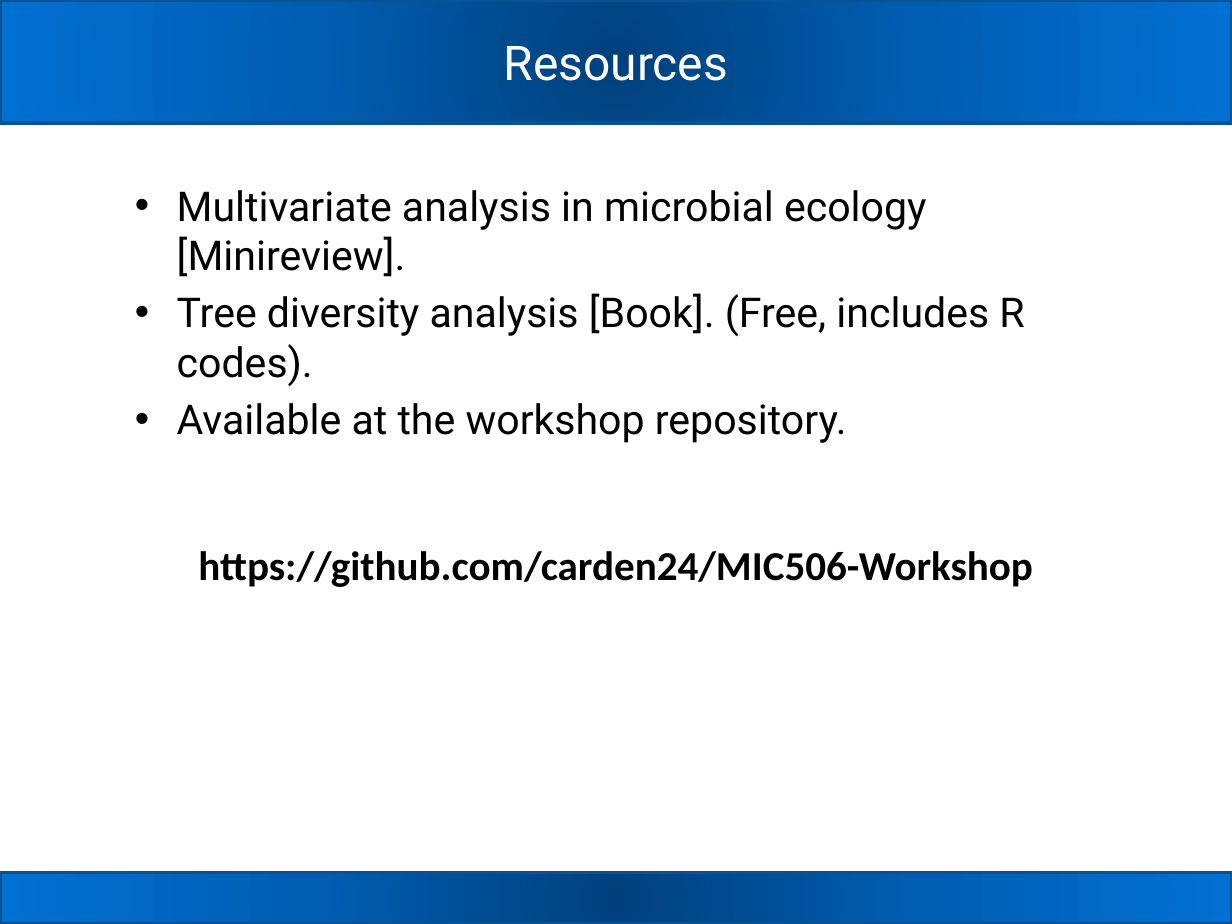
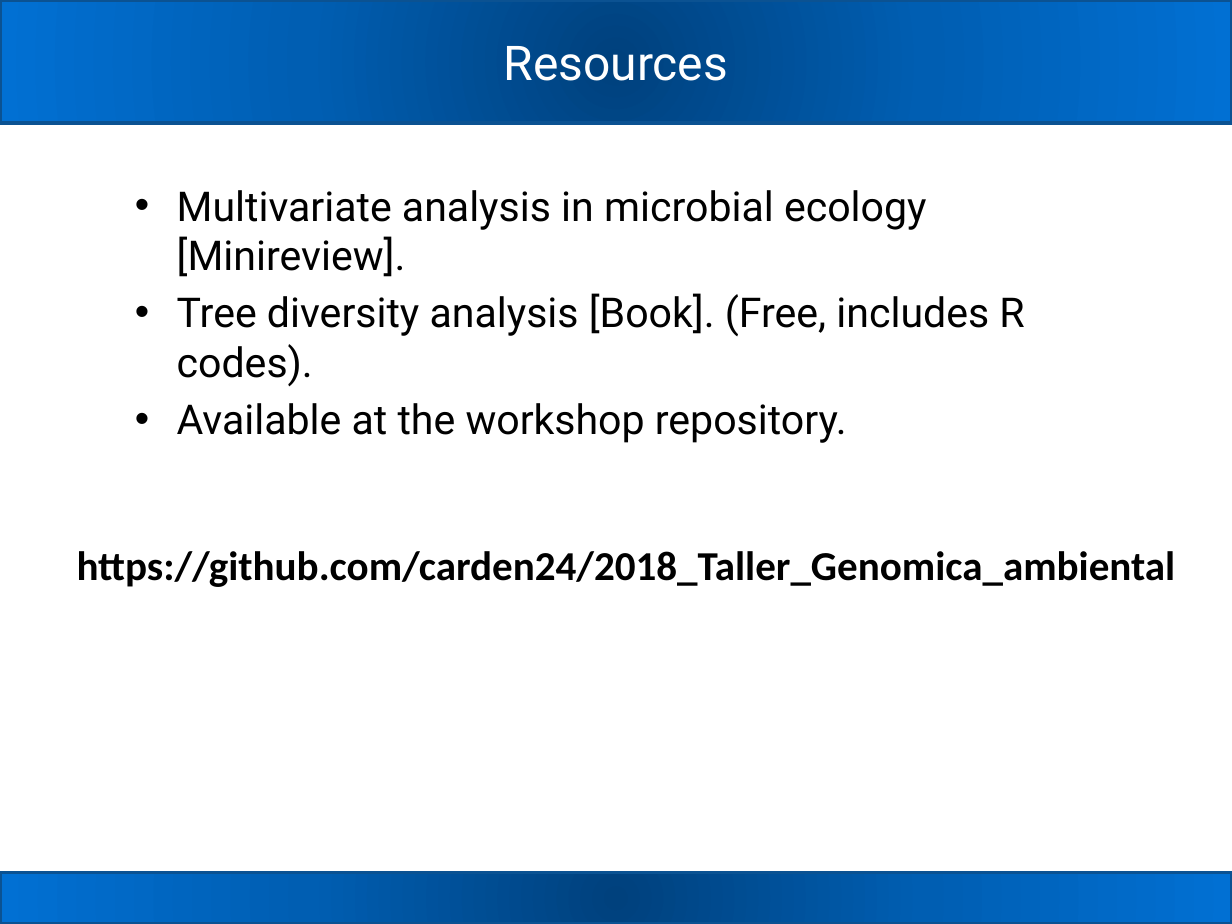
Before and after one commit to carden24/2018_Taller_Genomica_ambiental, a slide deck: slide 26 of W1_16S_analysis.pptx. Drawn at 1232x924 pixels with LibreOffice and Linux fonts; fonts in the diff are those of the drawing. Boxes give left, top, right and bottom in pixels: in the first picture for what was removed or moved away, otherwise in the second. Text is boxed around its words. In the diff, an @@ line names an element or a change of style, - is before the commit and + after.

```diff
--- a/W1_16S_analysis.pptx
+++ b/W1_16S_analysis.pptx
@@ text at <box>77,551,1176,587</box>: text changed @@
-https://github.com/carden24/MIC506-Workshop
+https://github.com/carden24/2018_Taller_Genomica_ambiental
```
Also in this commit, not shown: 3 other slides changed, 10 other files.
